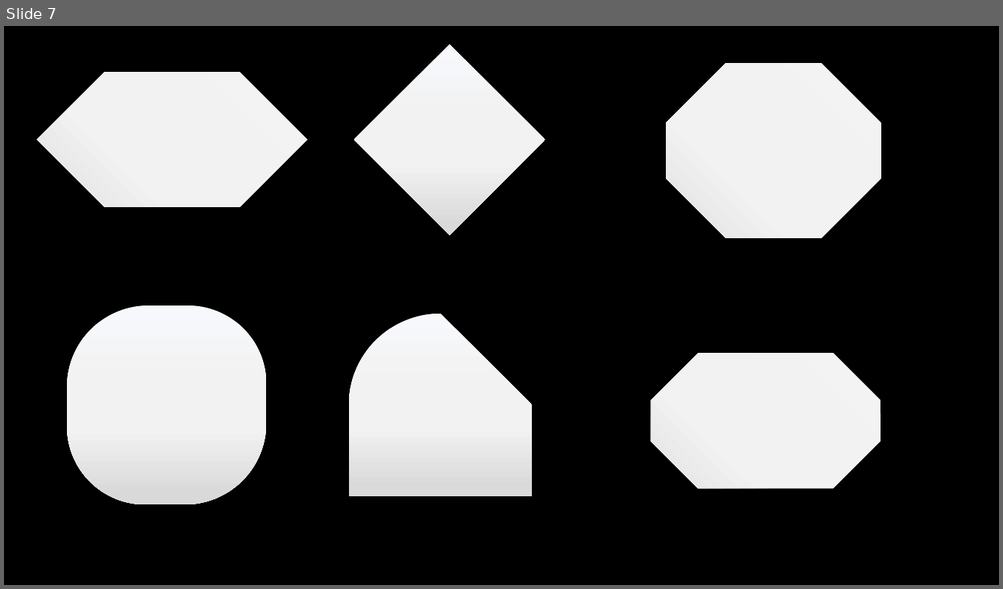
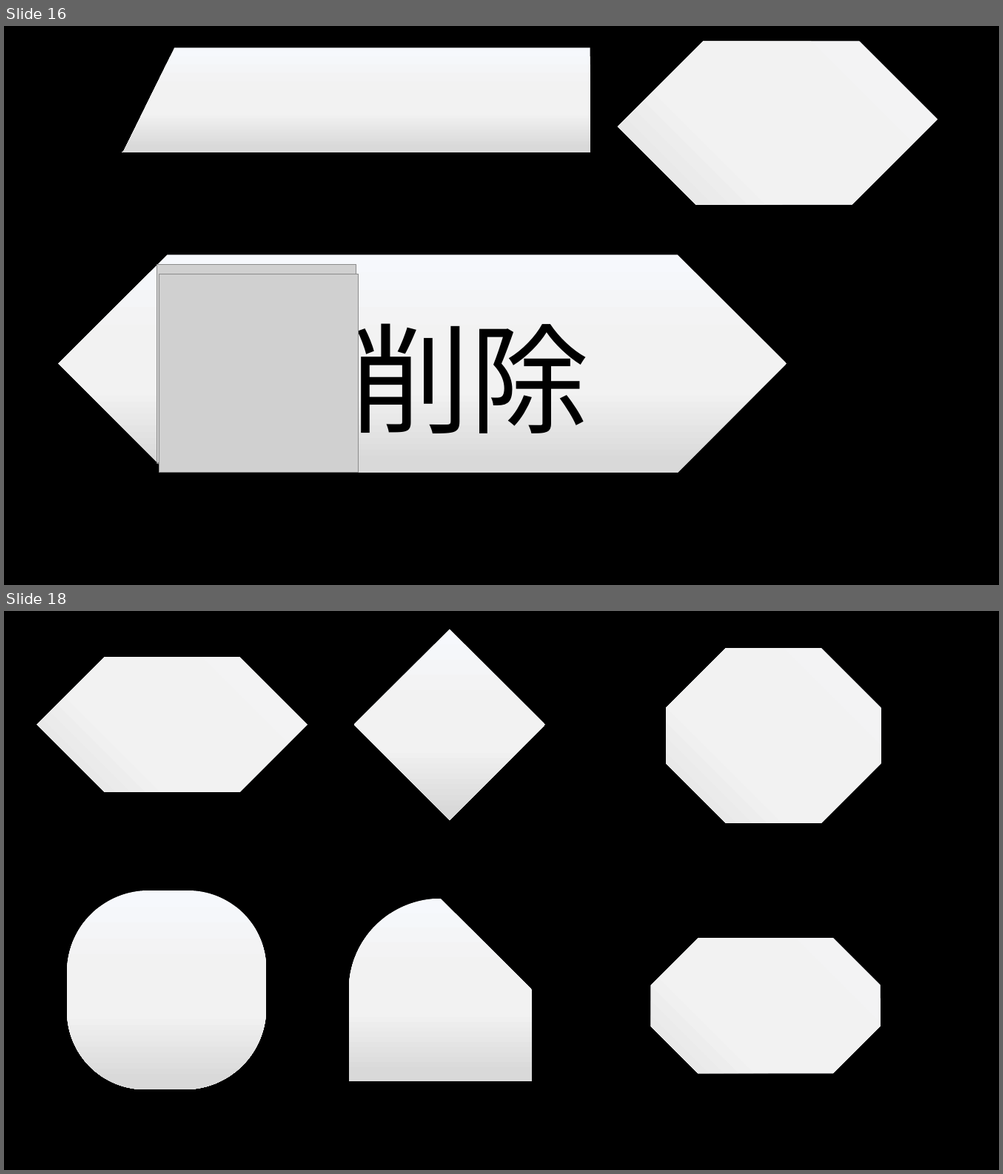
Before and after one commit to YuukiReiya/RhythmGame, a slide deck: resource.pptx. Shown one above the other, each under a label of ours: slide 7 before the commit, slides 16 and 18 after it; the slides between them are not shown. The pictures are 1003x589 and 1003x1174 pixels, drawn with LibreOffice and Linux fonts; fonts in the diff are those of the drawing; grey boxes stand for pictures. Boxes give left, top, right and bottom in pixels: in the first picture for what was removed or moved away, otherwise in the second. Text is boxed around its words. In the diff, an @@ line names an element or a change of style, - is before the commit and + after.

```diff
--- a/resource.pptx
+++ b/resource.pptx
@@ slide 16 added at bbox=[4, 26, 999, 585], background #000000 @@
@@ freeform shape added at bbox=[122, 47, 589, 152], fill gradient #F6F8FC to #F2F2F2 to #D9D9D9 @@
@@ snip diag rect added at bbox=[618, 26, 938, 283], fill gradient #F6F8FC to #F2F2F2 to #D9D9D9 @@
@@ snip same rect added at bbox=[59, 255, 787, 473], fill gradient #F6F8FC to #F2F2F2 to #D9D9D9 @@
@@ picture added at bbox=[157, 265, 356, 464] @@
@@ picture added at bbox=[159, 274, 358, 473] @@
@@ text added at bbox=[351, 304, 589, 454], 115 pt, text #000000 @@
+削除
@@ what was slide 7 is now slide 18 @@
```
Also in this commit, not shown: 4 slides changed, 10 other slides added.
